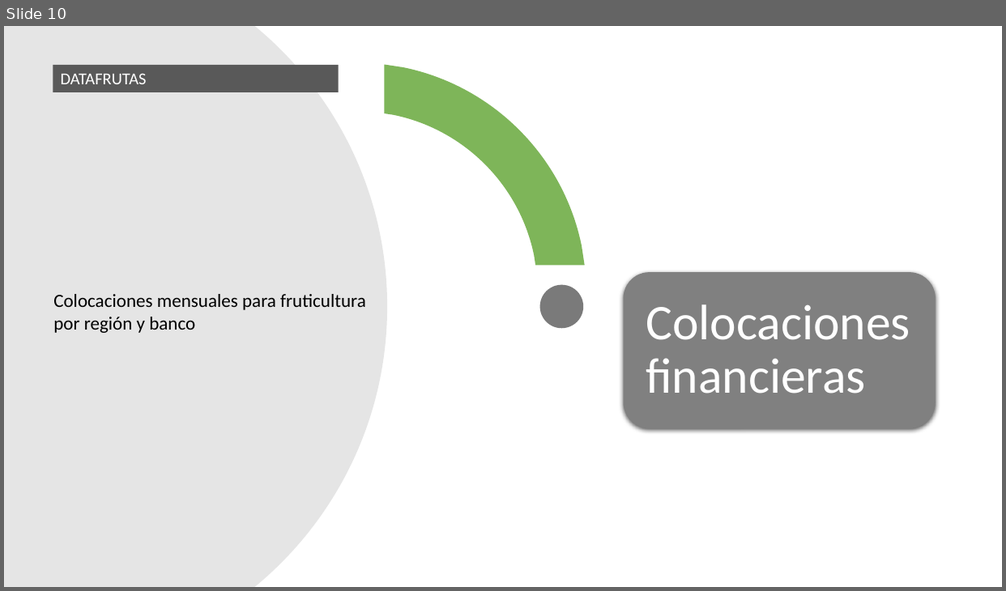
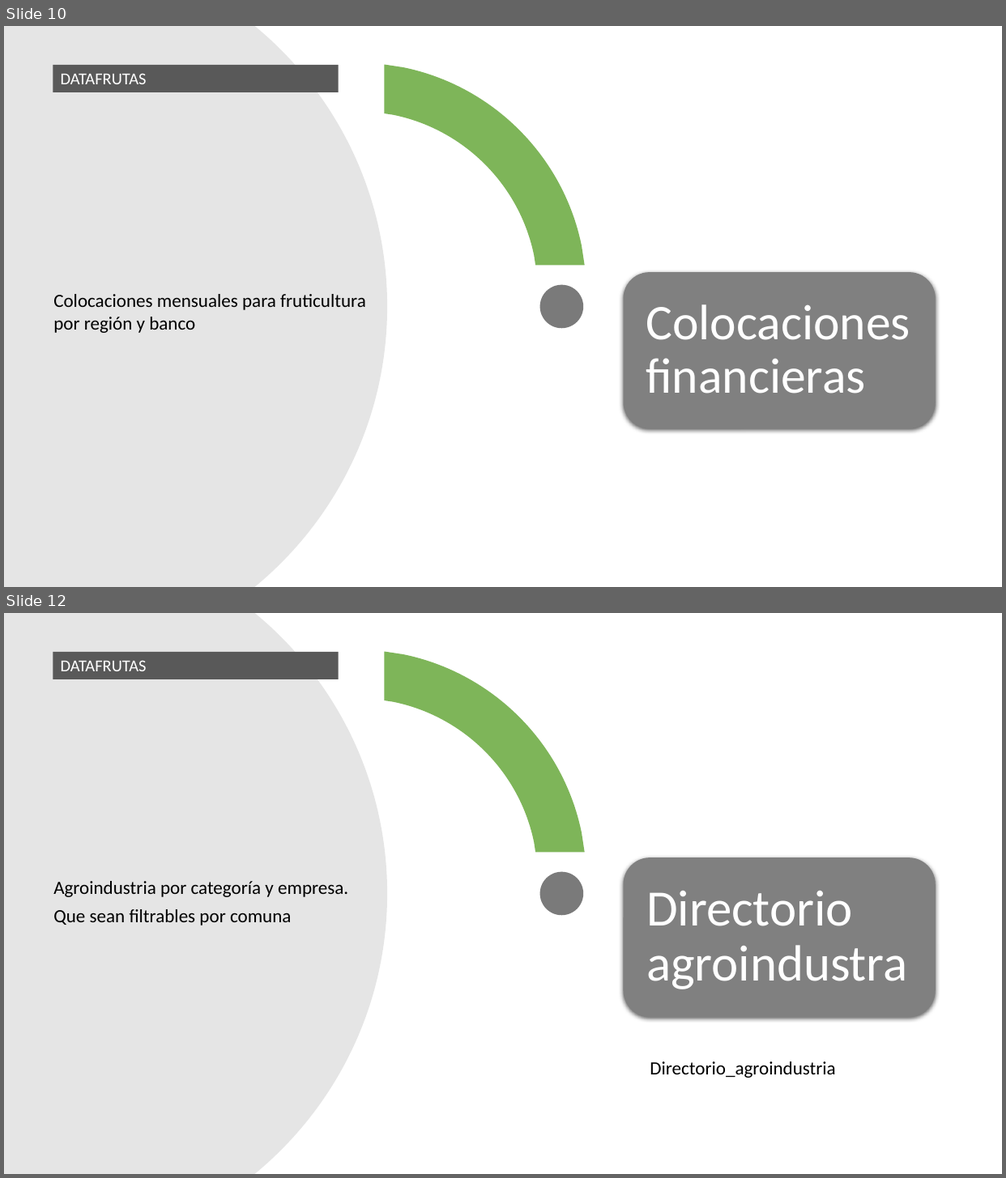
Before and after one commit to Sud-Austral/DATA-AGRO, a slide deck: DATAAGRO-Frutas/Power BI_Frutas.pptx. Shown one above the other, each under a label of ours: slide 10 before the commit, slides 10 and 12 after it; the slides between them are not shown. The pictures are 1006x591 and 1006x1178 pixels, drawn with LibreOffice and Linux fonts; fonts in the diff are those of the drawing. Boxes give left, top, right and bottom in pixels: in the first picture for what was removed or moved away, otherwise in the second. Text is boxed around its words. In the diff, an @@ line names an element or a change of style, - is before the commit and + after.

```diff
--- a/DATAAGRO-Frutas/Power BI_Frutas.pptx
+++ b/DATAAGRO-Frutas/Power BI_Frutas.pptx
@@ slide 12 added at (4, 613, 1002, 1174), background #FFFFFF @@
@@ freeform shape added at (4, 613, 387, 1174), fill #808080 at 20% opacity @@
@@ rectangle added at (53, 652, 338, 679), fill #595959, 16 pt, text #FFFFFF @@
+DATAFRUTAS
@@ freeform shape added at (385, 651, 585, 852), fill #70AD47 at 90% opacity @@
@@ ellipse added at (540, 872, 583, 915), fill #595959 at 80% opacity @@
@@ rounded rectangle added at (623, 858, 936, 1017), fill #808080 @@
@@ text added at (53, 881, 348, 926), 18 pt, text #000000 @@
+Agroindustria por categoría y empresa.
+Que sean filtrables por comuna
@@ text added at (646, 891, 908, 990), 49 pt, text #FFFFFF @@
+Directorio agroindustra
@@ text added at (650, 1062, 835, 1078), 18 pt, text #000000 @@
+Directorio_agroindustria
```
Also in this commit, not shown: 1 slide changed, 1 other slide added, 3 other files.
